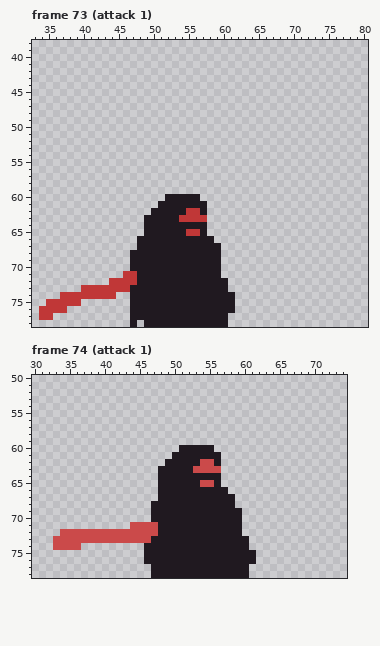
One commit to this pixel-art file: Assets/TheDarkSerise/The DARK Series - The Blood King/The Blood King/The Blood King.aseprite. That is the earlier state.
168x79 pixels, 159 frames. Colours within 5 levels of each other are drawn and written as one. Shown: frame 73 (attack 1): x 33..80, y 38..78; frame 74 (attack 1): x 30..74, y 50..78. The commit also changed other frames, which this record leaves out.
Now the later version:
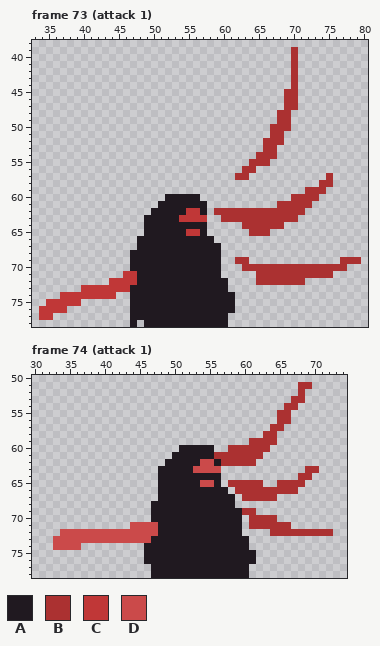
Palette (. is transparent): A #201920  B #ab3131  C #c03737  D #cb4a4a
Edits made:
layer "Layer 1" added
Frame 73 (attack 1), layer "Layer 1":
y 39..44: x 70 . -> B
y 45..47: x 69..70 .. -> BB
y 48..49: x 68..69 .. -> BB
y 50: x 67..69 ... -> BBB
y 51: x 67..68 .. -> BB
y 52: x 66..68 ... -> BBB
y 53: x 66..67 .. -> BB
y 54: x 65..67 ... -> BBB
y 55: x 64..66 ... -> BBB
y 56: x 63..64 .. -> BB
y 57: x 62..63 .. -> BB; x 75 . -> B
y 58: x 74..75 .. -> BB
y 59: x 72..74 ... -> BBB
y 60: x 70..73 .... -> BBBB
y 61: x 68..72 ..... -> BBBBB
y 62: x 59..71 ............. -> BBBBBBBBBBBBB
y 63: x 60..70 ........... -> BBBBBBBBBBB
y 64: x 63..68 ...... -> BBBBBB
y 65: x 64..66 ... -> BBB
y 69: x 62..63 .. -> BB; x 77..79 ... -> BBB
y 70: x 63..77 ............... -> BBBBBBBBBBBBBBB
y 71: x 65..75 ........... -> BBBBBBBBBBB
y 72: x 65..71 ....... -> BBBBBBB
Frame 74 (attack 1), layer "Layer 1":
y 51: x 68..69 .. -> BB
y 52: x 68 . -> B
y 53: x 67..68 .. -> BB
y 54: x 66..67 .. -> BB
y 55..56: x 65..66 .. -> BB
y 57: x 64..65 .. -> BB
y 58: x 63..64 .. -> BB
y 59: x 61..64 .... -> BBBB
y 60: x 58..63 ...... -> BBBBBB
y 61: x 56..62 A...... -> BBBBBBB
y 62: x 57..61 ..... -> BBBBB
y 63: x 69..70 .. -> BB
y 64: x 68..69 .. -> BB
y 65: x 58..62 ..... -> BBBBB; x 65..68 .... -> BBBB
y 66: x 59..67 ......... -> BBBBBBBBB
y 67: x 60..64 ..... -> BBBBB
y 69: x 60..61 .. -> BB
y 70: x 61..64 .... -> BBBB
y 71: x 61..66 ...... -> BBBBBB
y 72: x 64..72 ......... -> BBBBBBBBB
